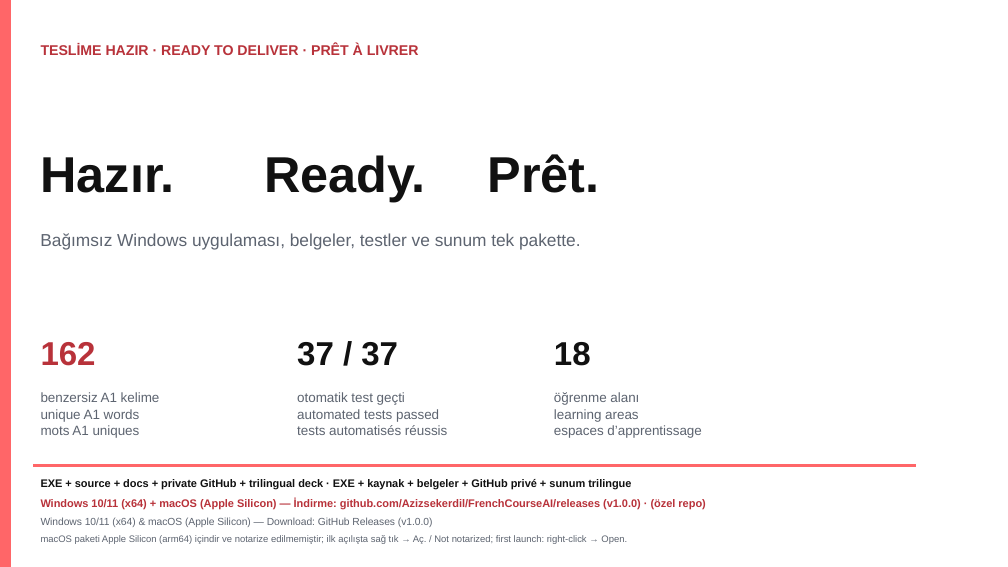
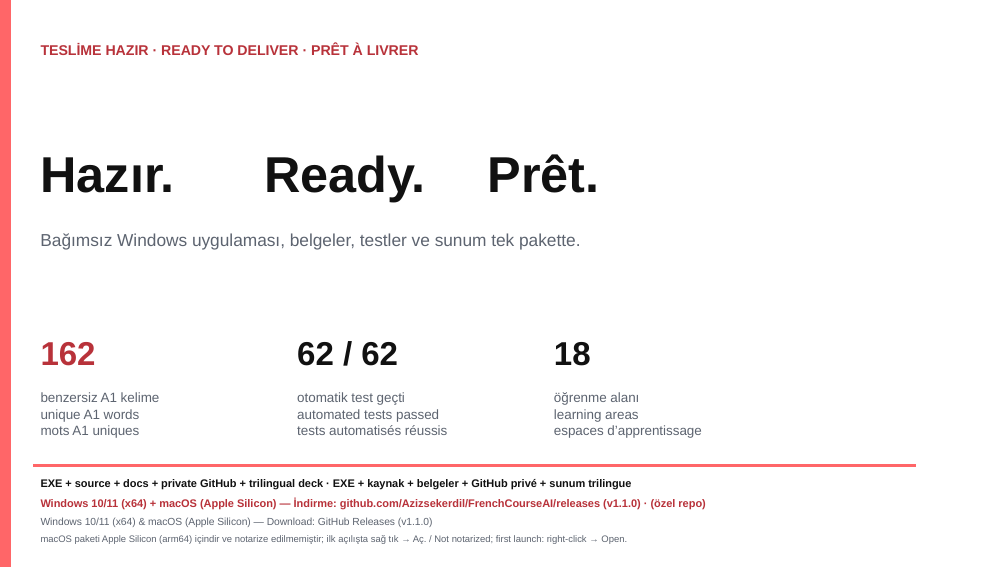
Before and after one commit to Azizsekerdil/FrenchCourseAI, a slide deck: slide 6 of docs/presentation/French-Course-AI-Trilingual.pptx. Drawn at 1008x567 pixels with LibreOffice and Linux fonts; fonts in the diff are those of the drawing. Boxes give left, top, right and bottom in pixels: in the first picture for what was removed or moved away, otherwise in the second. Text is boxed around its words. In the diff, an @@ line names an element or a change of style, - is before the commit and + after.

```diff
--- a/docs/presentation/French-Course-AI-Trilingual.pptx
+++ b/docs/presentation/French-Course-AI-Trilingual.pptx
@@ text at [297, 342, 398, 366]: text changed @@
-37 / 37
+62 / 62
@@ text at [41, 499, 705, 510]: text changed @@
-Windows 10/11 (x64) + macOS (Apple Silicon) — İndirme: github.com/Azizsekerdil/FrenchCourseAI/releases (v1.0.0) · (özel repo)
+Windows 10/11 (x64) + macOS (Apple Silicon) — İndirme: github.com/Azizsekerdil/FrenchCourseAI/releases (v1.1.0) · (özel repo)
@@ text at [41, 518, 433, 527]: text changed @@
-Windows 10/11 (x64) & macOS (Apple Silicon) — Download: GitHub Releases (v1.0.0)
+Windows 10/11 (x64) & macOS (Apple Silicon) — Download: GitHub Releases (v1.1.0)
```
Also in this commit, not shown: 1 other slide changed, 2 other files.
